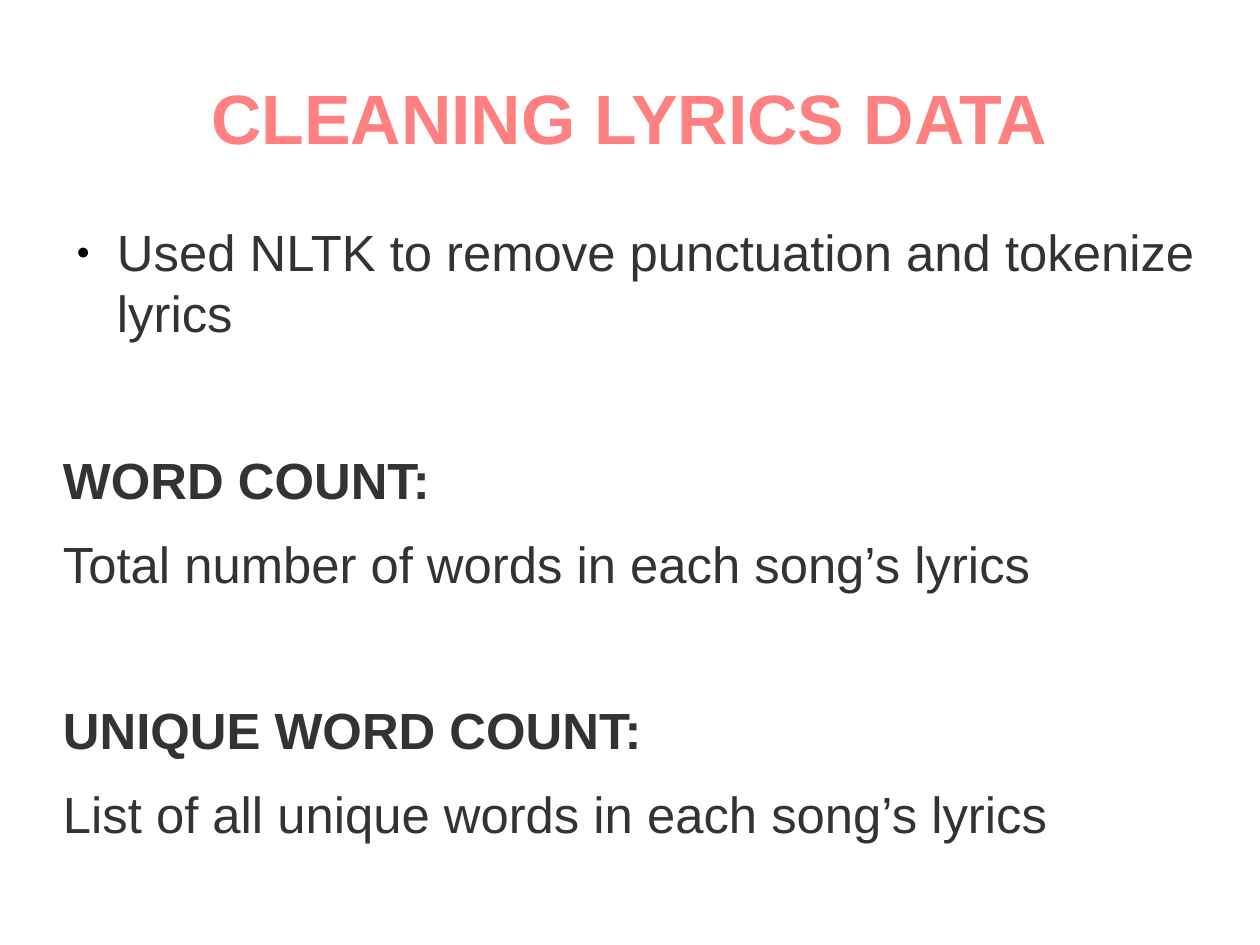
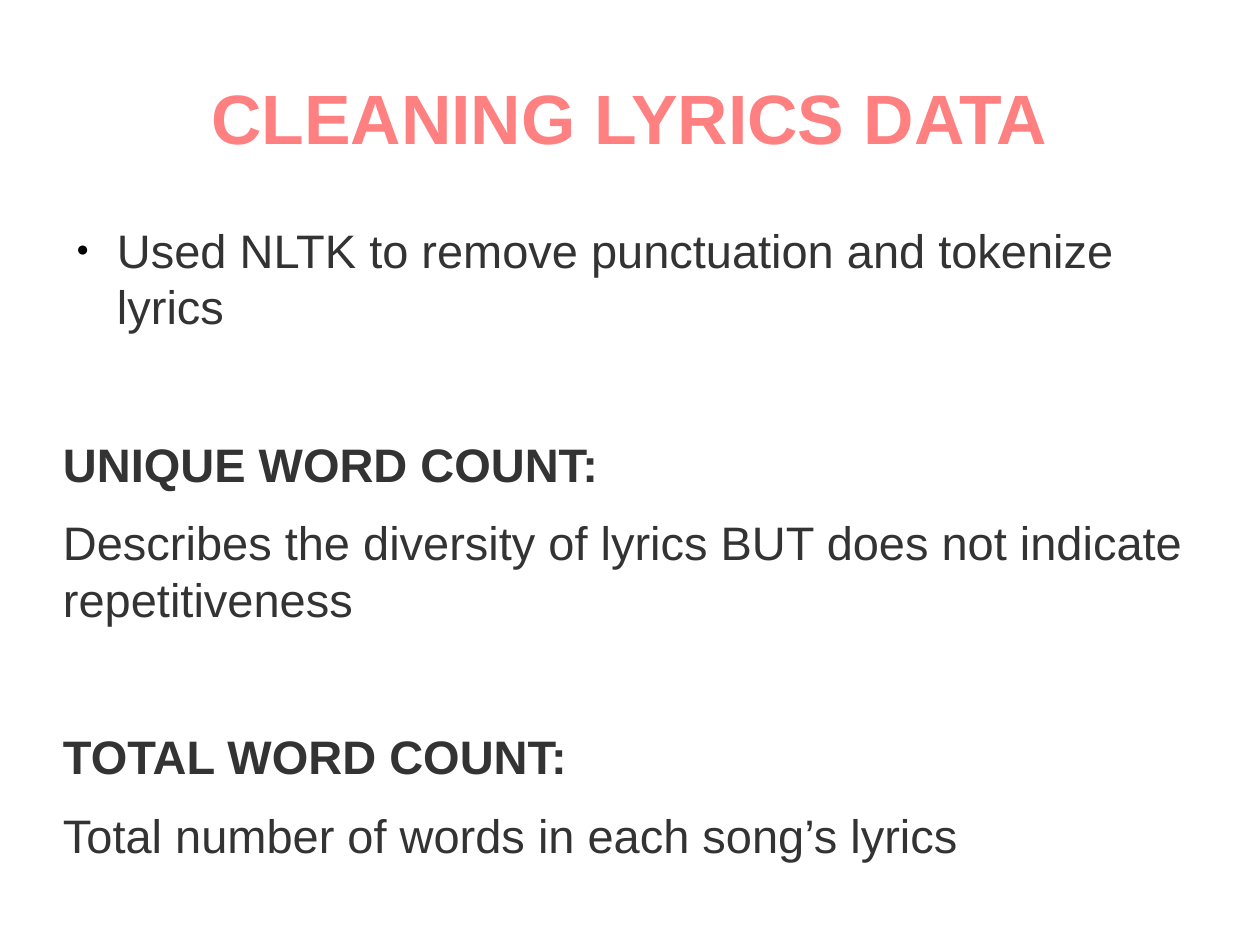
Before and after one commit to furoape/SYD_DAT_6, a slide deck: slide 7 of Project/SYD_DAT_PRES.odp. Drawn at 1260x945 pixels with LibreOffice and Linux fonts; fonts in the diff are those of the drawing. Boxes give left, top, right and bottom in pixels: in the first picture for what was removed or moved away, otherwise in the second. Text is boxed around its words. In the diff, an @@ line names an element or a change of style, - is before the commit and + after.

```diff
--- a/Project/SYD_DAT_PRES.odp
+++ b/Project/SYD_DAT_PRES.odp
@@ text at <box>63,234,1113,862</box>: size 32 to 29.6 pt in "Used NLTK to remove punctuation and tokenize ...", "Total number of words in each song’s ..." @@
@@ text at <box>63,449,1182,775</box>: text changed; size 32 to 29.6 pt; bold off @@
-WORD COUNT:
+UNIQUE WORD COUNT:
+Describes the diversity of lyrics BUT does not indicate repetitiveness
+TOTAL WORD COUNT:
@@ text at <box>63,713,1047,843</box>: paragraphs removed @@
-UNIQUE WORD COUNT:
-List of all unique words in each song’s lyrics
```
Also in this commit, not shown: 8 slides added, 1 slide removed, 28 other files.
